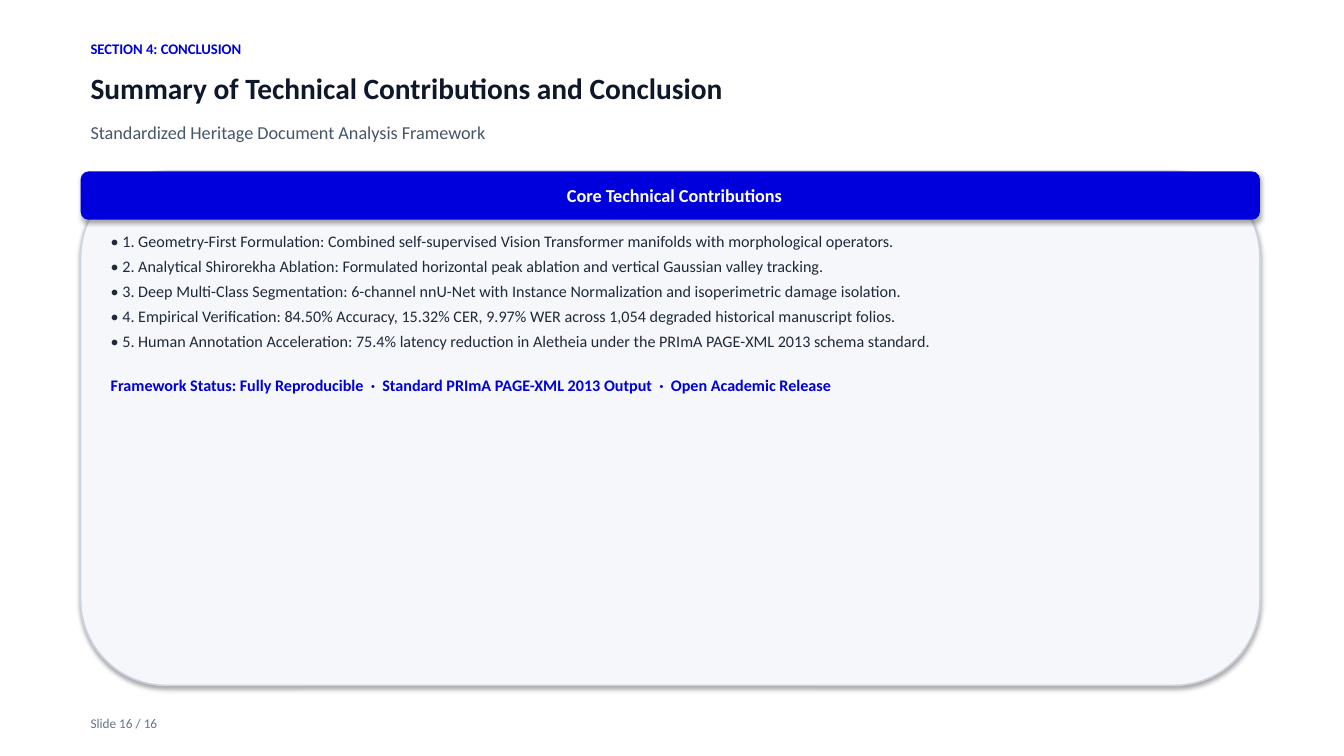
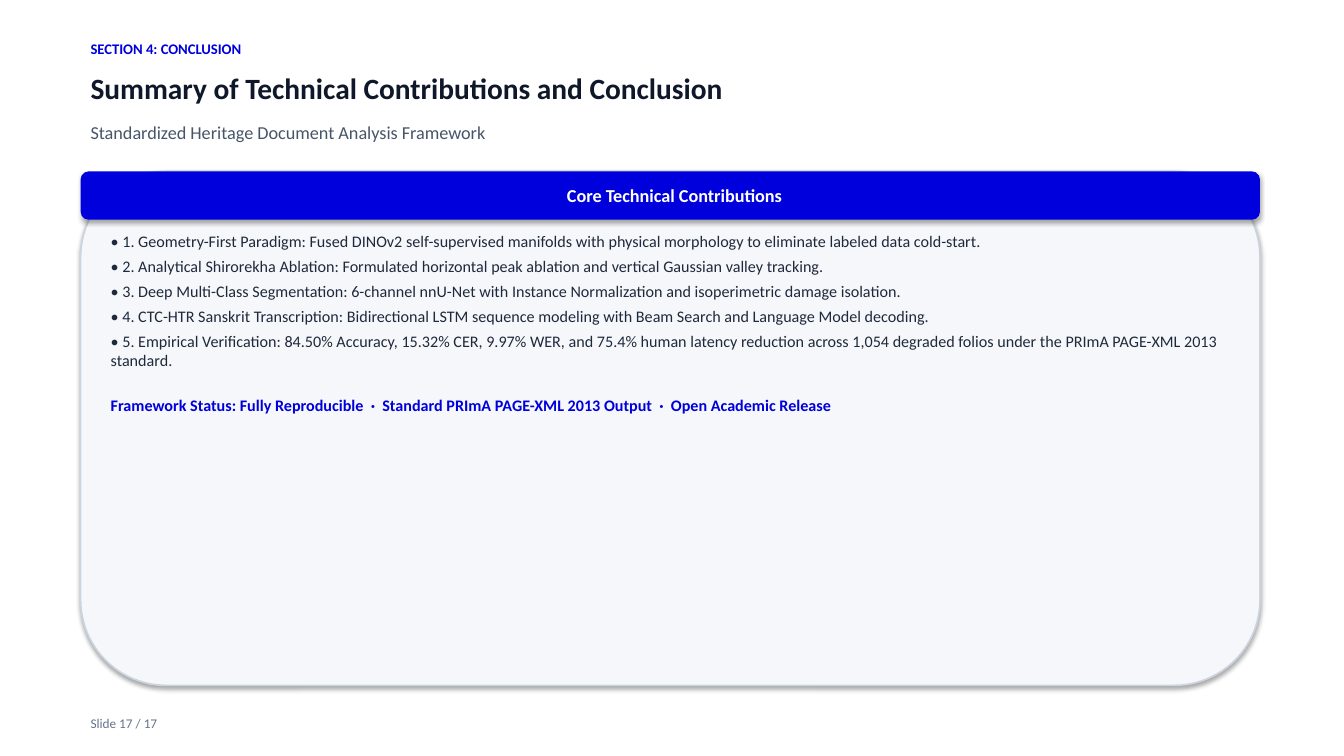
Before and after one commit to Dakshankarthic/Indic, a slide deck: slide 17 of docs/Archival_Manuscript_Layout_Analysis_Presentation.pptx (slide 16 before the commit). Drawn at 1344x756 pixels with LibreOffice and Linux fonts; fonts in the diff are those of the drawing. Boxes give left, top, right and bottom in pixels: in the first picture for what was removed or moved away, otherwise in the second. Text is boxed around its words. In the diff, an @@ line names an element or a change of style, - is before the commit and + after.

Commit message:
docs: add DINOv2 self-attention, nnUNet focal-dice loss, and CTC-OCR formulations to PowerPoint deck

```diff
--- a/docs/Archival_Manuscript_Layout_Analysis_Presentation.pptx
+++ b/docs/Archival_Manuscript_Layout_Analysis_Presentation.pptx
@@ text at bbox=[122, 235, 980, 250]: text changed @@
-• 1. Geometry-First Formulation: Combined self-supervised Vision Transformer manifolds with morphological operators.
+• 1. Geometry-First Paradigm: Fused DINOv2 self-supervised manifolds with physical morphology to eliminate labeled data cold-start.
@@ text at bbox=[111, 310, 1217, 366]: text changed @@
-• 4. Empirical Verification: 84.50% Accuracy, 15.32% CER, 9.97% WER across 1,054 degraded historical manuscript folios.
-• 5. Human Annotation Acceleration: 75.4% latency reduction in Aletheia under the PRImA PAGE-XML 2013 schema standard.
+• 4. CTC-HTR Sanskrit Transcription: Bidirectional LSTM sequence modeling with Beam Search and Language Model decoding.
+• 5. Empirical Verification: 84.50% Accuracy, 15.32% CER, 9.97% WER, and 75.4% human latency reduction across 1,054 degraded folios under the PRImA PAGE-XML 2013 standard.
@@ text at bbox=[91, 719, 157, 728]: text changed @@
-Slide 16 / 16
+Slide 17 / 17
```
Also in this commit, not shown: 14 other slides changed, 1 slide added, 2 other files.
